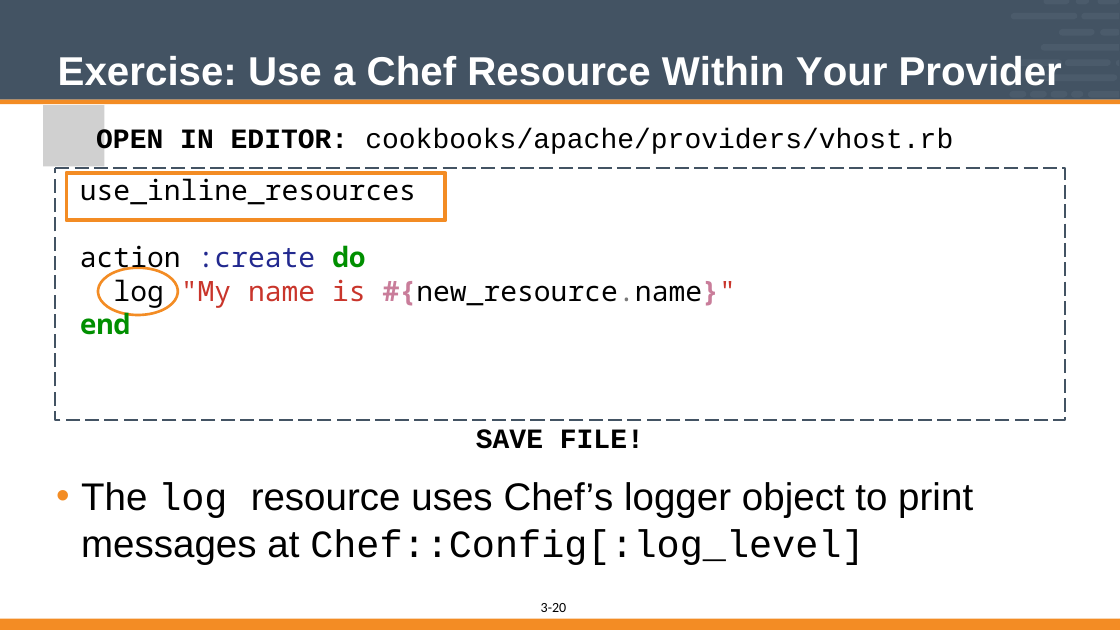
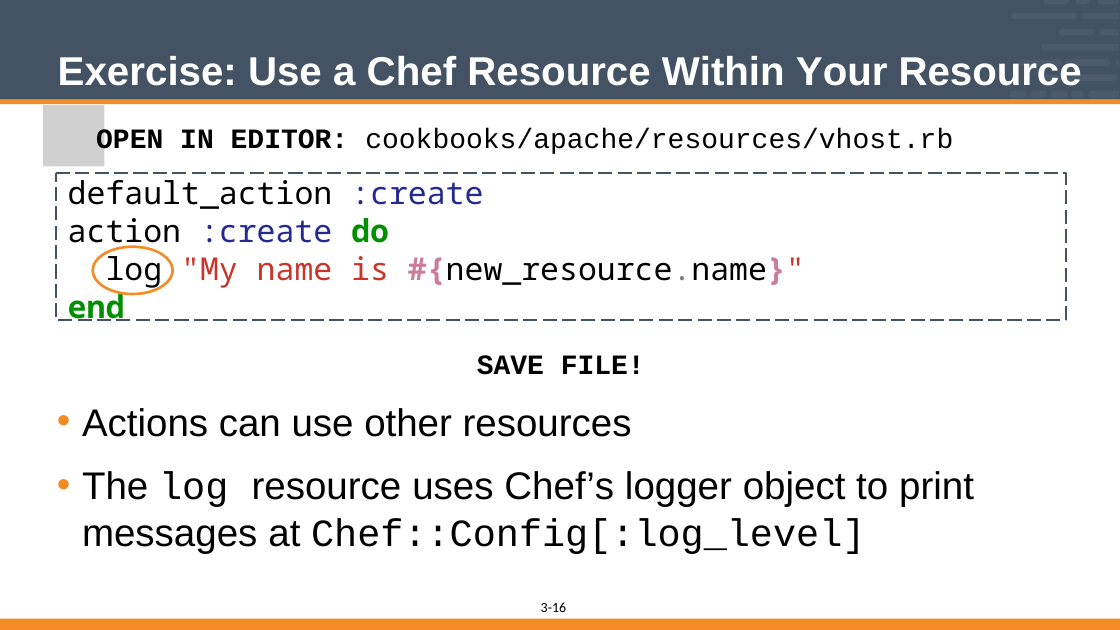
Before and after one commit to vinyar/chef-intermediate, a slide deck: slide 16 of 03-building_custom_resources.pptx (slide 20 before the commit). Drawn at 1120x630 pixels with LibreOffice and Linux fonts; fonts in the diff are those of the drawing; grey boxes stand for pictures. Boxes give left, top, right and bottom in pixels: in the first picture for what was removed or moved away, otherwise in the second. Text is boxed around its words. In the diff, an @@ line names an element or a change of style, - is before the commit and + after.

Commit message:
add support for new resource

```diff
--- a/03-building_custom_resources.pptx
+++ b/03-building_custom_resources.pptx
@@ title at [58, 56, 1082, 86]: text changed @@
-Exercise: Use a Chef Resource Within Your Provider
+Exercise: Use a Chef Resource Within Your Resource
@@ text at [96, 128, 953, 154]: text changed @@
-OPEN IN EDITOR: cookbooks/apache/providers/vhost.rb
+OPEN IN EDITOR: cookbooks/apache/resources/vhost.rb
@@ freeform shape "default_action :create": place and size @@
-freeform shape "default_action :create" at [55, 168, 1065, 420]
+freeform shape "default_action :create" at [56, 173, 1066, 320]
@@ rectangle removed at [67, 173, 445, 220] @@
@@ text removed at [80, 174, 736, 335] @@
-use_inline_resources
-action :create do
-log "My name is #{new_resource.name}"
-end
@@ text in freeform shape at [68, 180, 805, 321]: text added @@
+default_action :create
+action :create do
+log "My name is #{new_resource.name}"
+end
@@ freeform shape: place and size @@
-freeform shape at [98, 268, 178, 315]
+freeform shape at [93, 247, 173, 294]
@@ text "SAVE FILE!": place and size @@
-text "SAVE FILE!" at [81, 429, 973, 565]
+text "SAVE FILE!" at [82, 355, 974, 554]
@@ text at [82, 408, 632, 437]: paragraph added @@
+• Actions can use other resources
@@ page number at [541, 602, 567, 612]: text changed @@
-20
+16
```
Also in this commit, not shown: 18 other slides changed, 6 slides removed, 1 other file.
